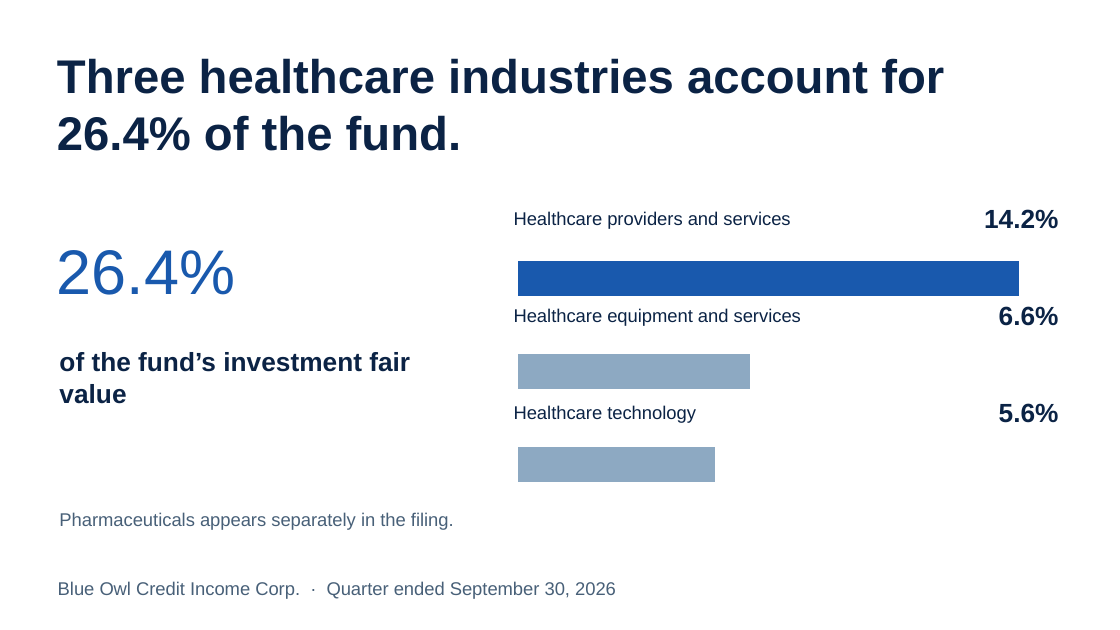
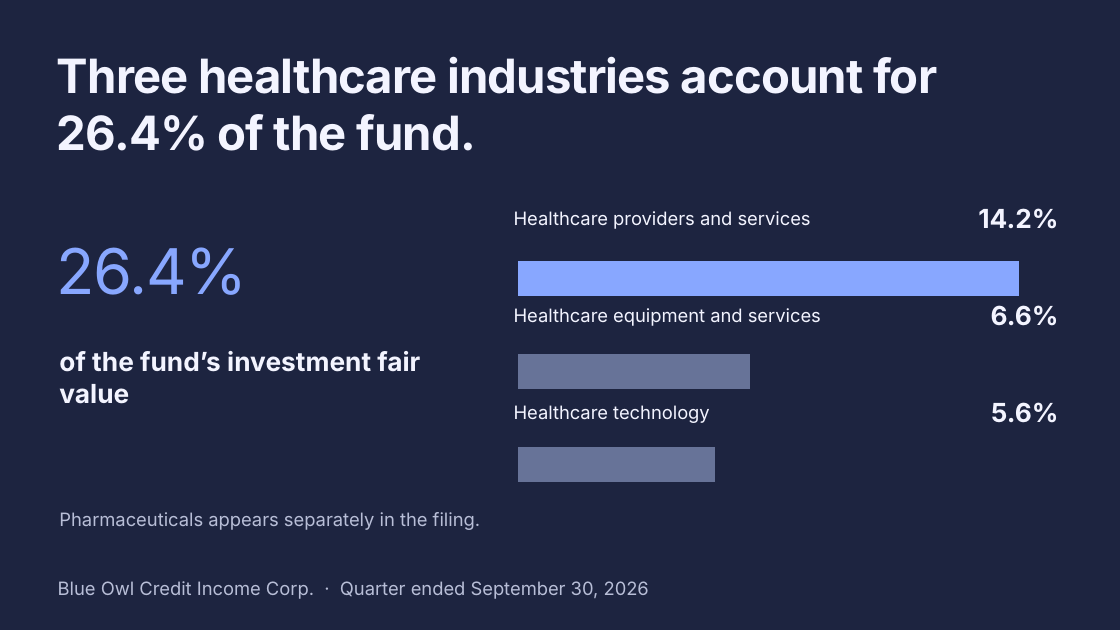
Before and after one commit to marcswartz/ivey-group7-portfolio, a slide deck: slide 7 of presentation.pptx. Drawn at 1120x630 pixels with LibreOffice and Linux fonts; fonts in the diff are those of the drawing. Boxes give left, top, right and bottom in pixels: in the first picture for what was removed or moved away, otherwise in the second. Text is boxed around its words. In the diff, an @@ line names an element or a change of style, - is before the commit and + after.

```diff
--- a/presentation.pptx
+++ b/presentation.pptx
@@ background #FFFFFF to #1D2440 @@
@@ text "Three healthcare industries account for ..." at bbox=[57, 56, 937, 151]: font Arial to Inter, text colour #0B2345 to #F3F4FF, letter spacing 0 to -0.8 pt @@
@@ text "26.4%" at bbox=[57, 247, 247, 295]: font Arial to Inter, text colour #1959AD to #88A7FF, letter spacing 0 to -1.2 pt @@
@@ bar chart at bbox=[507, 226, 1058, 518] @@
@@ colour of Series 1 #8DA9C2 to #677398 @@
@@ colours of single points changed @@
@@ font Arial to Inter, text colour #0B2345 to #F3F4FF in 7 elements at bbox=[59, 351, 420, 404], bbox=[514, 211, 811, 229], bbox=[978, 208, 1058, 229], bbox=[514, 308, 821, 326], bbox=[991, 305, 1059, 326], bbox=[514, 405, 710, 423], bbox=[991, 402, 1059, 423] @@
@@ text "Pharmaceuticals appears separately in the ..." at bbox=[59, 512, 480, 530]: font Arial to Inter, text colour #486078 to #B8BED7 @@
@@ text "Blue Owl Credit Income Corp. ..." at bbox=[58, 581, 649, 599]: font Arial to Inter, text colour #486078 to #B8BED7 @@
```
Also in this commit, not shown: 12 other slides changed, 19 other files.
